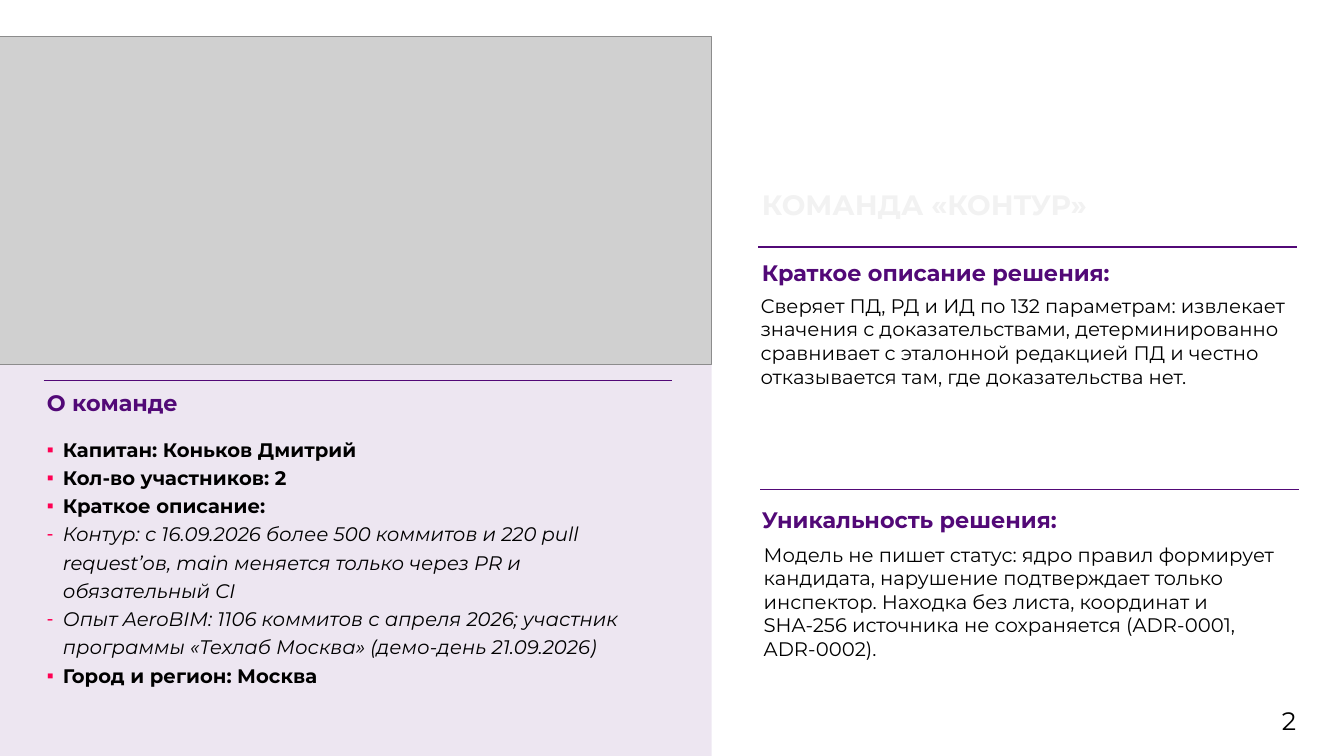
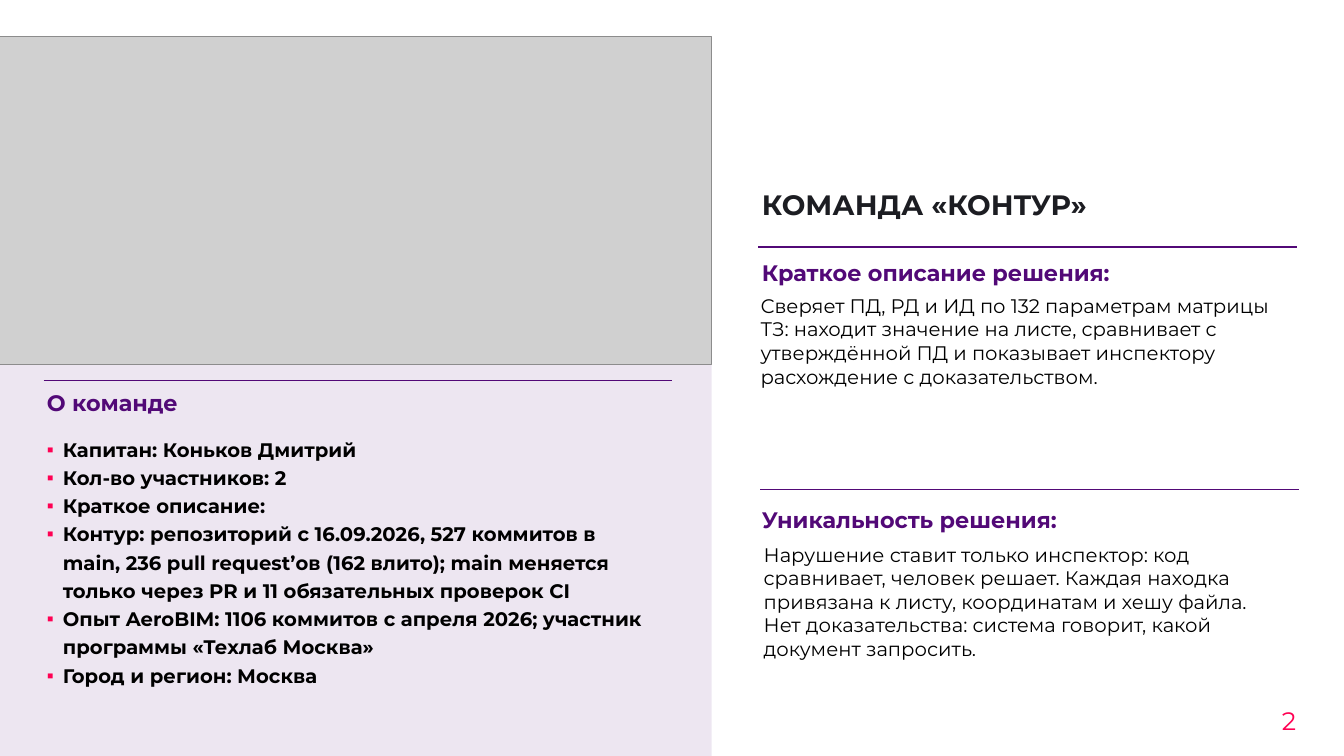
Before and after one commit to KonkovDV/Kontur, a slide deck: slide 2 of submission/03-presentation/Kontur.pptx. Drawn at 1344x756 pixels with LibreOffice and Linux fonts; fonts in the diff are those of the drawing; grey boxes stand for pictures; background and template pictures are left out. Boxes give left, top, right and bottom in pixels: in the first picture for what was removed or moved away, otherwise in the second. Text is boxed around its words. In the diff, an @@ line names an element or a change of style, - is before the commit and + after.

Commit message:
Колода на GitHub совпадает с локальными PPTX и PDF от 29.09.
В файлах 30 слайдов. Текстовая копия помечена как прежние 24 и не выдаётся за полный текст новой колоды.

```diff
--- a/submission/03-presentation/Kontur.pptx
+++ b/submission/03-presentation/Kontur.pptx
@@ title "КОМАНДА «КОНТУР»" at bbox=[762, 195, 1086, 219]: text colour none to #1C1D22 @@
@@ text at bbox=[761, 299, 1269, 388]: text changed @@
-Сверяет ПД, РД и ИД по 132 параметрам: извлекает значения с доказательствами, детерминированно сравнивает с эталонной редакцией ПД и честно отказывается там, где доказательства нет.
+Сверяет ПД, РД и ИД по 132 параметрам матрицы ТЗ: находит значение на листе, сравнивает с утверждённой ПД и показывает инспектору расхождение с доказательством.
@@ text at bbox=[63, 526, 642, 658]: text changed; bold on; italic off @@
-– Контур: с 16.09.2026 более 500 коммитов и 220 pull request’ов, main меняется только через PR и обязательный CI
-– Опыт AeroBIM: 1106 коммитов с апреля 2026; участник программы «Техлаб Москва» (демо-день 21.09.2026)
+▪ Контур: репозиторий с 16.09.2026, 527 коммитов в main, 236 pull request’ов (162 влито); main меняется только через PR и 11 обязательных проверок CI
+▪ Опыт AeroBIM: 1106 коммитов с апреля 2026; участник программы «Техлаб Москва»
@@ text at bbox=[764, 548, 1246, 636]: text changed @@
-Модель не пишет статус: ядро правил формирует кандидата, нарушение подтверждает только инспектор. Находка без листа, координат и SHA-256 источника не сохраняется (ADR-0001, ADR-0002).
+Нарушение ставит только инспектор: код сравнивает, человек решает. Каждая находка привязана к листу, координатам и хешу файла. Нет доказательства: система говорит, какой документ запросить.
@@ text "2" at bbox=[1282, 712, 1296, 730]: text colour none to #FF0053 @@
```
Also in this commit, not shown: 23 other slides changed, 6 slides added, 5 other files.
